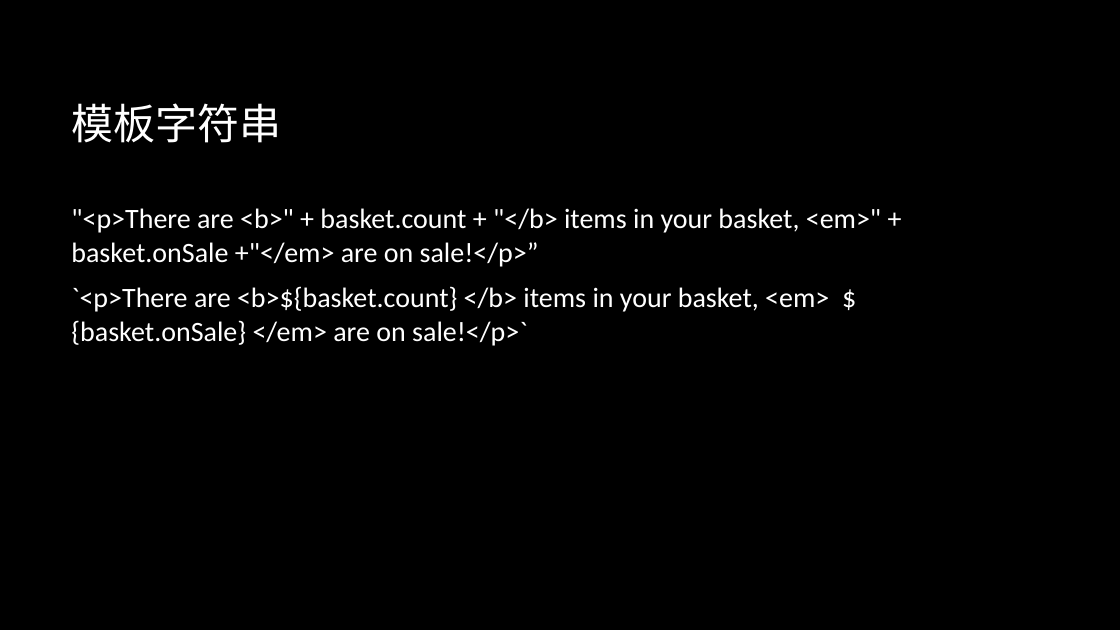
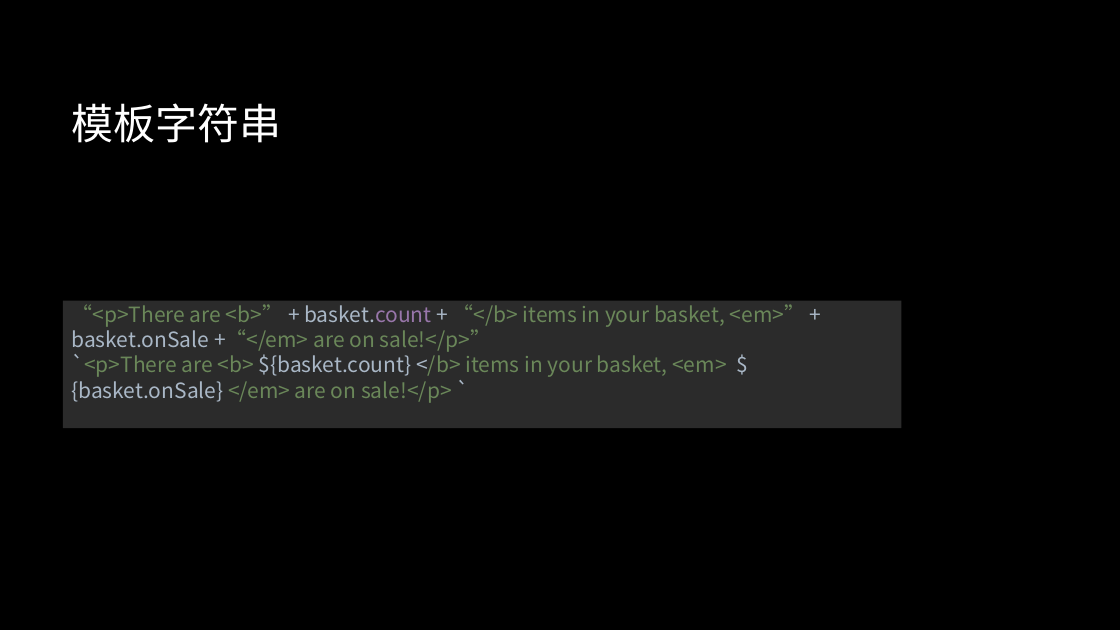
Before and after one commit to zhanglingkang/study, a slide deck: slide 34 of article/front-end/前端技术分享.pptx (slide 33 before the commit). Drawn at 1120x630 pixels with LibreOffice and Linux fonts; fonts in the diff are those of the drawing; background and template pictures are left out. Boxes give left, top, right and bottom in pixels: in the first picture for what was removed or moved away, otherwise in the second. Text is boxed around its words. In the diff, an @@ line names an element or a change of style, - is before the commit and + after.

```diff
--- a/article/front-end/前端技术分享.pptx
+++ b/article/front-end/前端技术分享.pptx
@@ text "“<p>There are <b>” + basket.count ...": place and size @@
-text "“<p>There are <b>” + basket.count ..." at [71,208,881,346]
+text "“<p>There are <b>” + basket.count ..." at [63,297,902,433]
@@ text "“<p>There are <b>” + basket.count ..." at [63,297,902,433]: vertical alignment top to middle; fill none to #2B2B2B @@
@@ text at [71,304,805,403]: text changed; size 24 to 18 pt; font Calibri to Noto Sans CJK SC; text colour #FFFFFF to #6A8759 @@
-"<p>There are <b>" + basket.count + "</b> items in your basket, <em>" + basket.onSale +"</em> are on sale!</p>”
-`<p>There are <b>${basket.count} </b> items in your basket, <em> ${basket.onSale} </em> are on sale!</p>`
+“<p>There are <b>” + basket.count + “</b> items in your basket, <em>” + basket.onSale +“</em> are on sale!</p>”
+`<p>There are <b> ${basket.count} </b> items in your basket, <em> ${basket.onSale} </em> are on sale!</p> `
```
Also in this commit, not shown: 4 other slides changed, 2 slides added, 1 slide removed.
